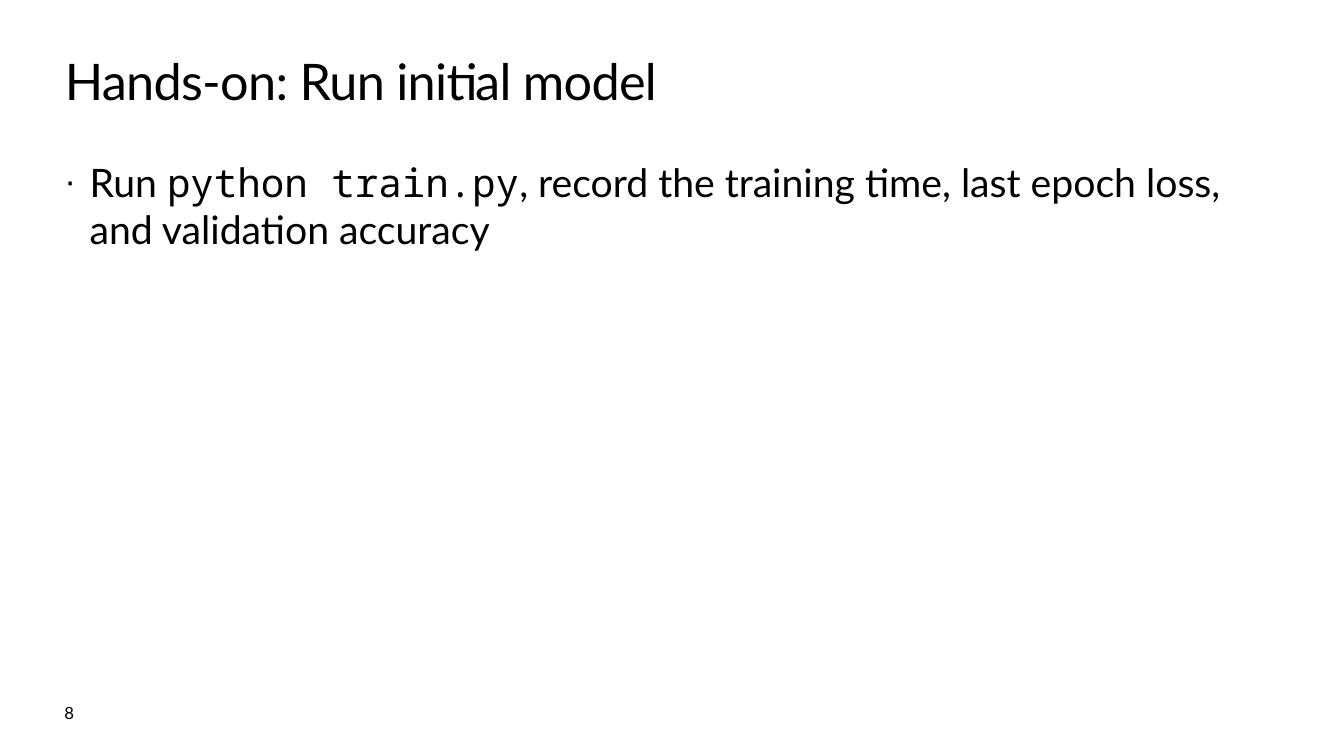
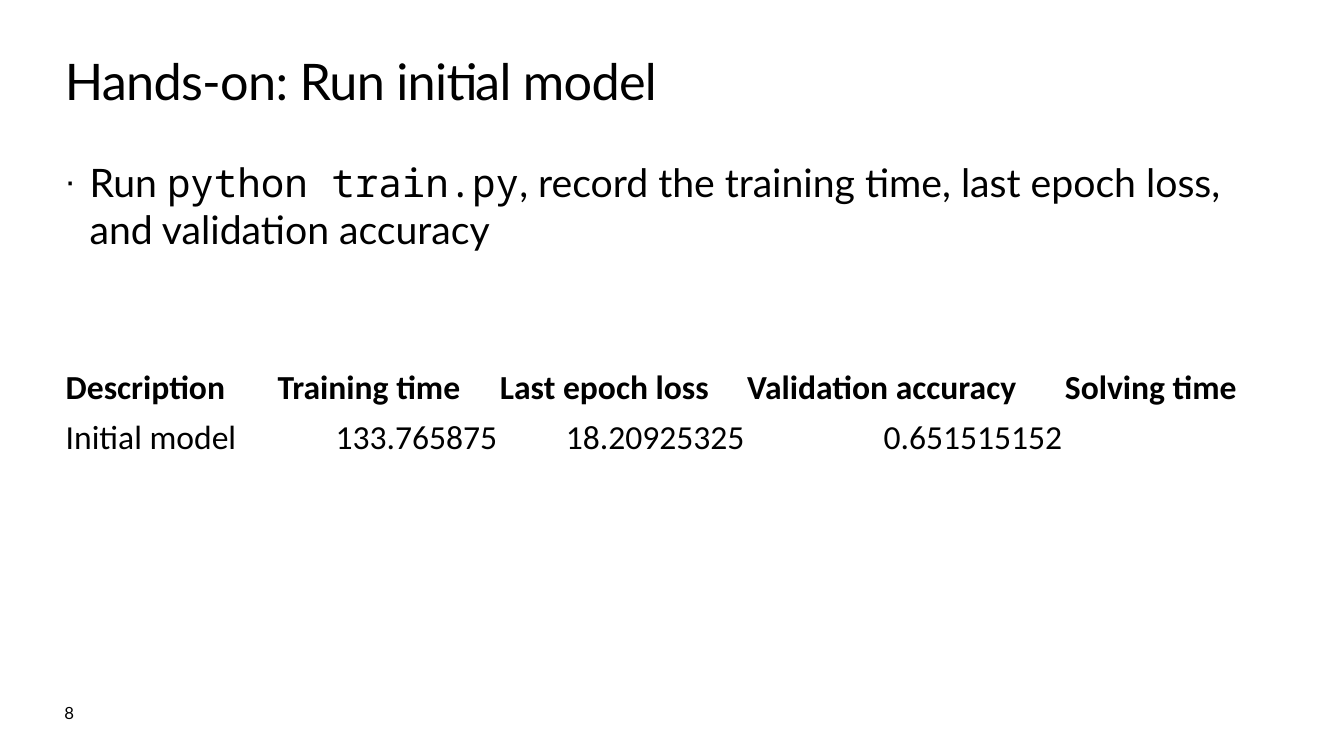
Before and after one commit to microsoft/pytorch-luxor-lab, a slide deck: slide 8 of fall2019mlads.pptx. Drawn at 1344x756 pixels with LibreOffice and Linux fonts; fonts in the diff are those of the drawing; background and template pictures are left out. Boxes give left, top, right and bottom in pixels: in the first picture for what was removed or moved away, otherwise in the second. Text is boxed around its words. In the diff, an @@ line names an element or a change of style, - is before the commit and + after.

```diff
--- a/fall2019mlads.pptx
+++ b/fall2019mlads.pptx
@@ table added at [65,358,1279,459], 2 rows, 5 columns @@
+Description | Training time | Last epoch loss | Validation accuracy | Solving time
+Initial model | 133.765875 | 18.20925325 | 0.651515152 | 
```
Also in this commit, not shown: 3 other slides changed.
